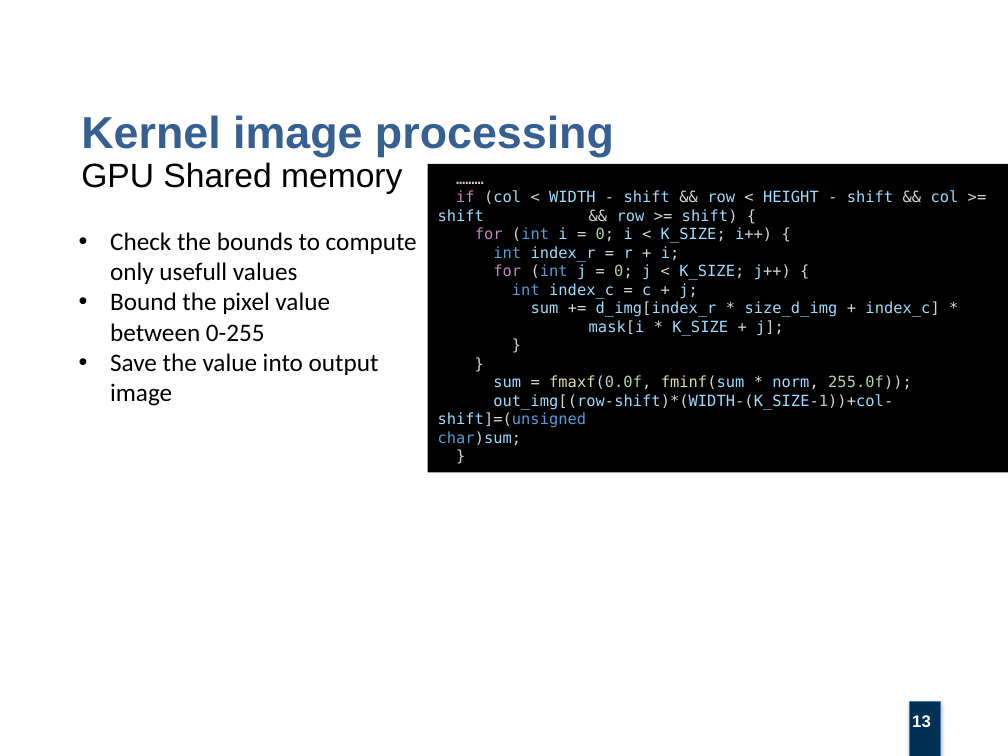
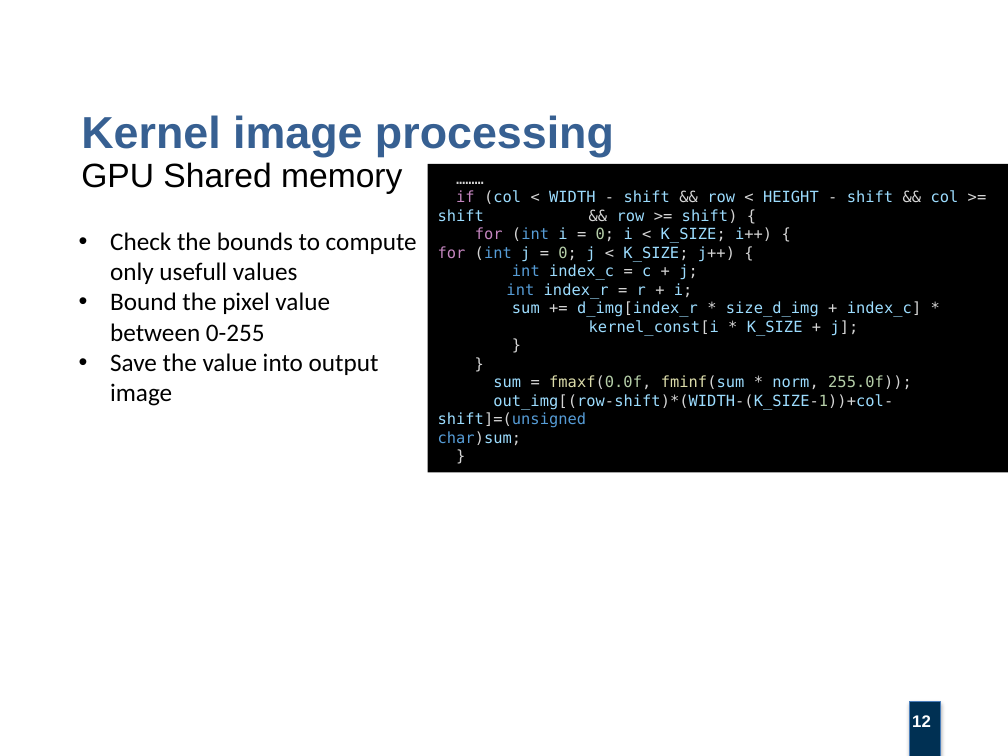
Before and after one commit to villifCoder559/KernelImageProcessing, a slide deck: slide 12 of project_report/kernel_image_processing_presentation.pptx (slide 13 before the commit). Drawn at 1008x756 pixels with LibreOffice and Linux fonts; fonts in the diff are those of the drawing; background and template pictures are left out. Boxes give left, top, right and bottom in pixels: in the first picture for what was removed or moved away, otherwise in the second. Text is boxed around its words. In the diff, an @@ line names an element or a change of style, - is before the commit and + after.

```diff
--- a/project_report/kernel_image_processing_presentation.pptx
+++ b/project_report/kernel_image_processing_presentation.pptx
@@ text in rectangle at box(438, 227, 772, 280): text changed; text colour #D4D4D4 to #9CDCFE @@
-for (int i = 0; i < K_SIZE; i++) {
+for (int i = 0; i < K_SIZE; i++) { for (int j = 0; j < K_SIZE; j++) {
+int index_c = c + j;
@@ text in rectangle at box(493, 264, 791, 299): paragraphs removed @@
-for (int j = 0; j < K_SIZE; j++) {
-int index_c = c + j;
@@ text in rectangle at box(589, 320, 859, 336): text changed @@
-mask[i * K_SIZE + j];
+kernel_const[i * K_SIZE + j];
@@ page number at box(912, 715, 931, 727): text changed @@
-13
+12
```
Also in this commit, not shown: 4 other slides changed, 1 slide removed, 1 other file.
